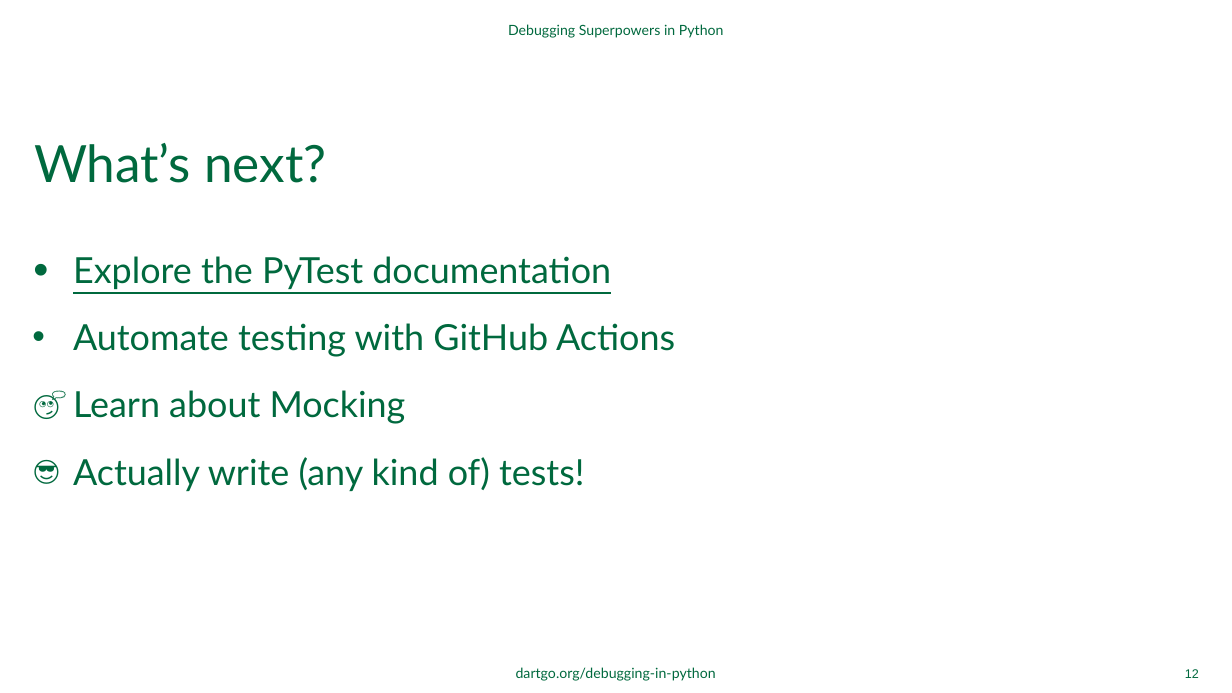
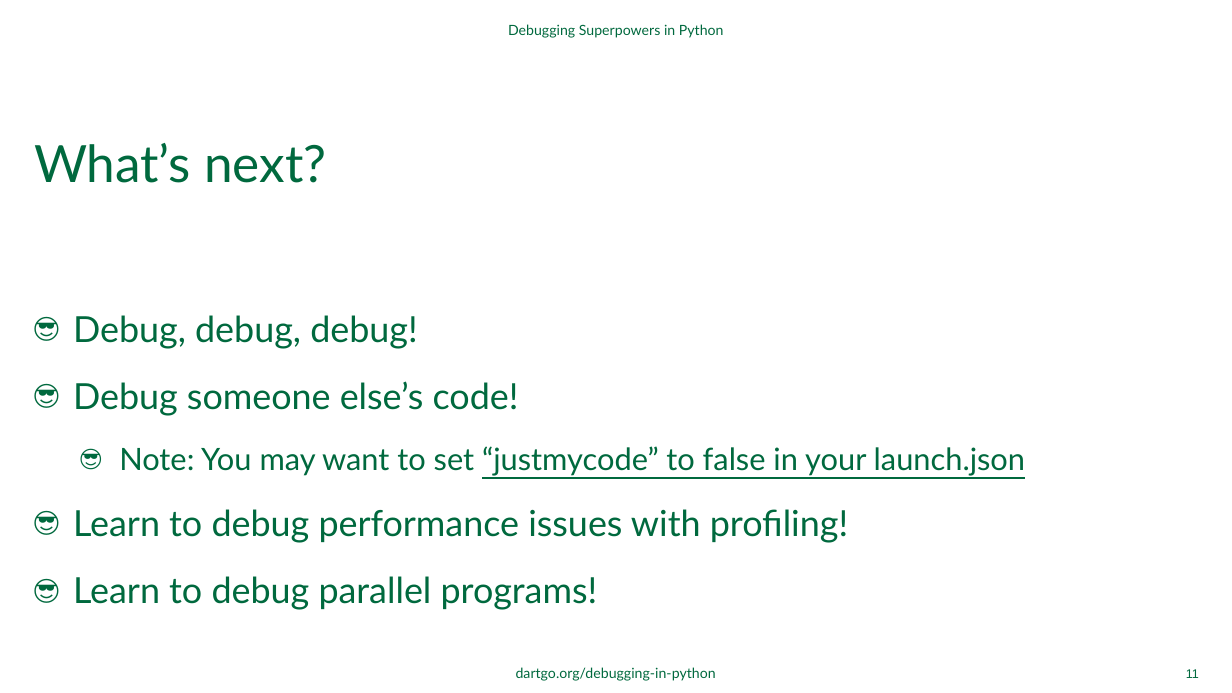
Before and after one commit to dartmouth/debugging-in-python, a slide deck: slide 11 of ppt/debugging-in-python.pptx (slide 12 before the commit). Drawn at 1232x693 pixels with LibreOffice and Linux fonts; fonts in the diff are those of the drawing; background and template pictures are left out. Boxes give left, top, right and bottom in pixels: in the first picture for what was removed or moved away, otherwise in the second. Text is boxed around its words. In the diff, an @@ line names an element or a change of style, - is before the commit and + after.

```diff
--- a/ppt/debugging-in-python.pptx
+++ b/ppt/debugging-in-python.pptx
@@ text at (73,315,1025,610): text changed @@
-• Explore the PyTest documentation
-• Automate testing with GitHub Actions
-🤔 Learn about Mocking
-😎 Actually write (any kind of) tests!
+😎 Debug, debug, debug!
+😎 Debug someone else’s code!
+  😎 Note: You may want to set “justmycode” to false in your launch.json
+😎 Learn to debug performance issues with profiling!
+😎 Learn to debug parallel programs!
@@ page number at (1186,669,1199,678): text changed @@
-12
+11
```
Also in this commit, not shown: 5 other slides changed, 2 slides added, 3 slides removed.
